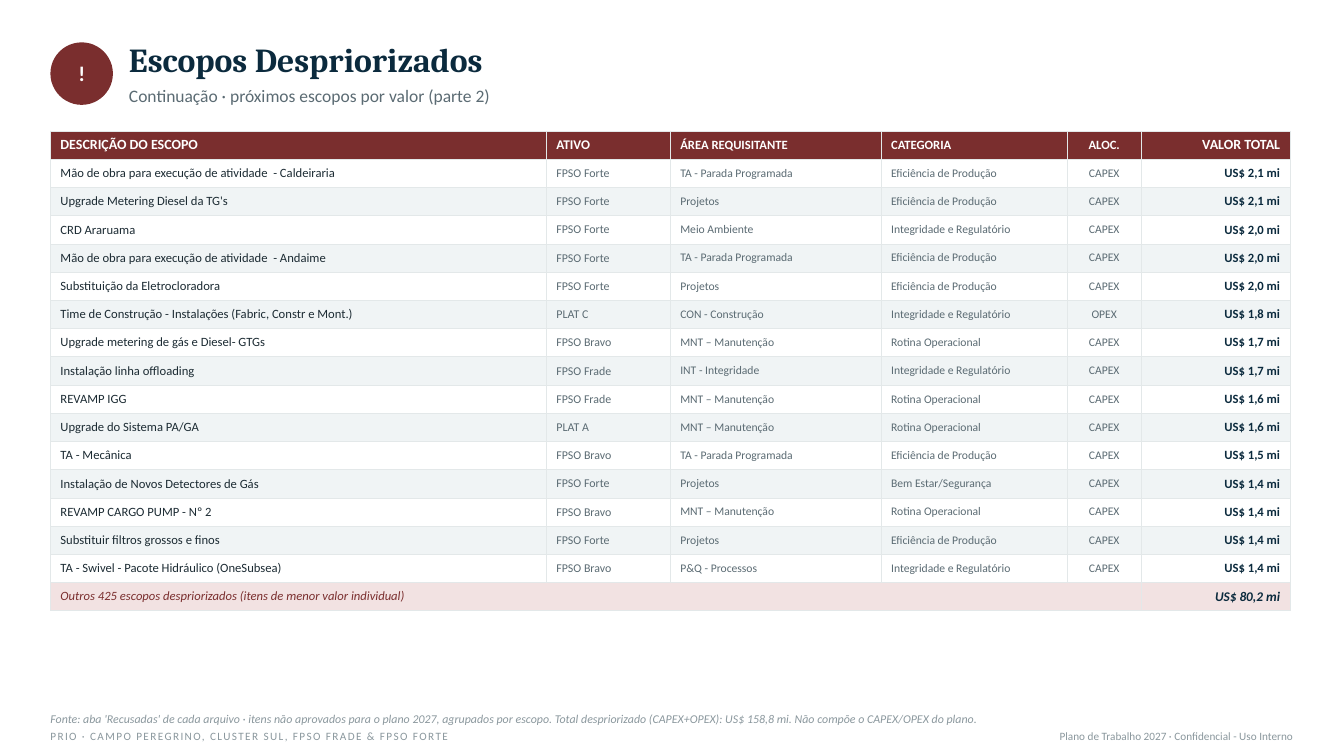
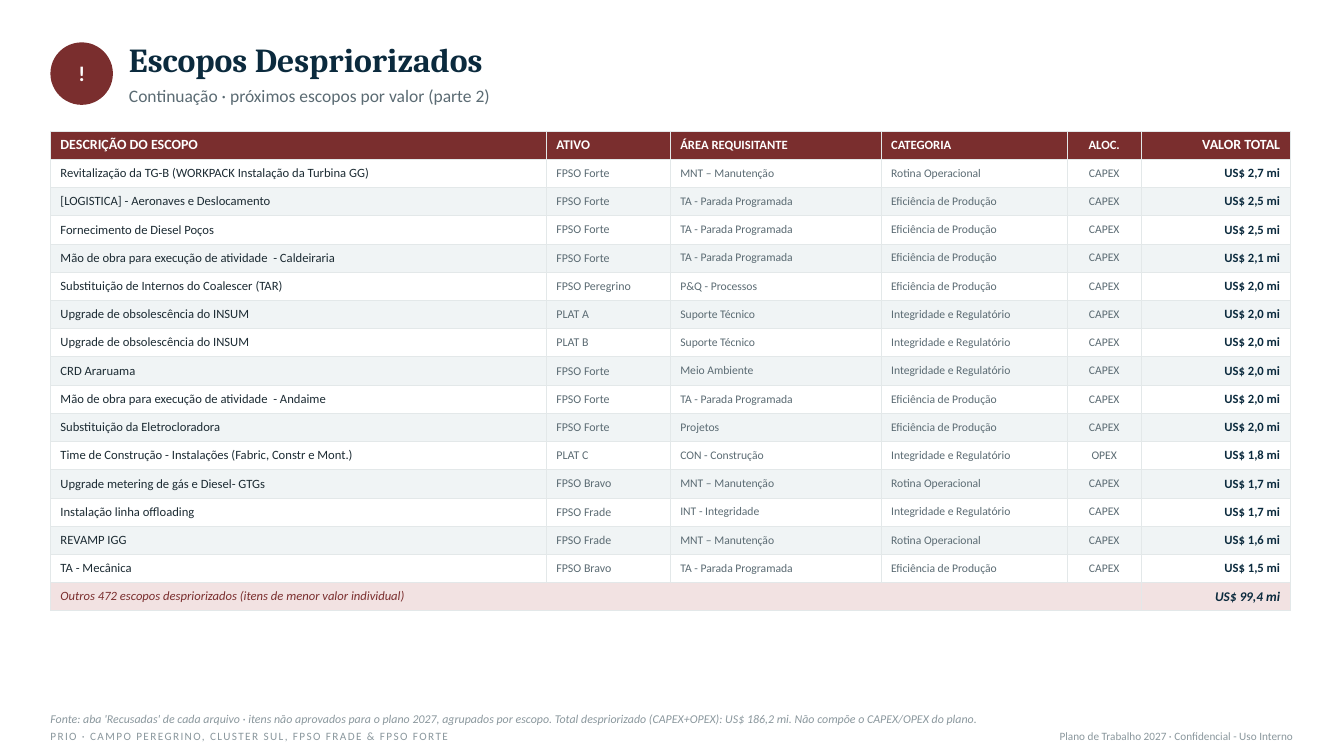
Before and after one commit to LucasRibaas/Planejamento, a slide deck: slide 40 of PRIO_Top_CAPEX_OPEX_Despriorizados_2027.pptx. Drawn at 1344x756 pixels with LibreOffice and Linux fonts; fonts in the diff are those of the drawing. Boxes give left, top, right and bottom in pixels: in the first picture for what was removed or moved away, otherwise in the second. Text is boxed around its words. In the diff, an @@ line names an element or a change of style, - is before the commit and + after.

```diff
--- a/PRIO_Top_CAPEX_OPEX_Despriorizados_2027.pptx
+++ b/PRIO_Top_CAPEX_OPEX_Despriorizados_2027.pptx
@@ table at bbox=[50, 131, 1291, 607] @@
+row 2: Revitalização da TG-B (WORKPACK Instalação da Turbina GG) | FPSO Forte | MNT – Manutenção | Rotina Operacional | CAPEX | US$ 2,7 mi
+row 3: [LOGISTICA] - Aeronaves e Deslocamento | FPSO Forte | TA - Parada Programada | Eficiência de Produção | CAPEX | US$ 2,5 mi
+row 4: Fornecimento de Diesel Poços | FPSO Forte | TA - Parada Programada | Eficiência de Produção | CAPEX | US$ 2,5 mi
-row 3: Upgrade Metering Diesel da TG's | FPSO Forte | Projetos | Eficiência de Produção | CAPEX | US$ 2,1 mi
+row 6: Substituição de Internos do Coalescer (TAR) | FPSO Peregrino | P&Q - Processos | Eficiência de Produção | CAPEX | US$ 2,0 mi
+row 7: Upgrade de obsolescência do INSUM | PLAT A | Suporte Técnico | Integridade e Regulatório | CAPEX | US$ 2,0 mi
+row 8: Upgrade de obsolescência do INSUM | PLAT B | Suporte Técnico | Integridade e Regulatório | CAPEX | US$ 2,0 mi
-row 11: Upgrade do Sistema PA/GA | PLAT A | MNT – Manutenção | Rotina Operacional | CAPEX | US$ 1,6 mi
-row 13: Instalação de Novos Detectores de Gás | FPSO Forte | Projetos | Bem Estar/Segurança | CAPEX | US$ 1,4 mi
-row 14: REVAMP CARGO PUMP - Nº 2 | FPSO Bravo | MNT – Manutenção | Rotina Operacional | CAPEX | US$ 1,4 mi
-row 15: Substituir filtros grossos e finos | FPSO Forte | Projetos | Eficiência de Produção | CAPEX | US$ 1,4 mi
-row 16: TA - Swivel - Pacote Hidráulico (OneSubsea) | FPSO Bravo | P&Q - Processos | Integridade e Regulatório | CAPEX | US$ 1,4 mi
-row 17: Outros 425 escopos despriorizados (itens de menor valor individual) |  |  |  |  | US$ 80,2 mi
+row 17: Outros 472 escopos despriorizados (itens de menor valor individual) |  |  |  |  | US$ 99,4 mi
@@ text at bbox=[50, 714, 977, 725]: text changed @@
-Fonte: aba 'Recusadas' de cada arquivo · itens não aprovados para o plano 2027, agrupados por escopo. Total despriorizado (CAPEX+OPEX): US$ 158,8 mi. Não compõe o CAPEX/OPEX do plano.
+Fonte: aba 'Recusadas' de cada arquivo · itens não aprovados para o plano 2027, agrupados por escopo. Total despriorizado (CAPEX+OPEX): US$ 186,2 mi. Não compõe o CAPEX/OPEX do plano.
```
Also in this commit, not shown: 31 other slides changed.
